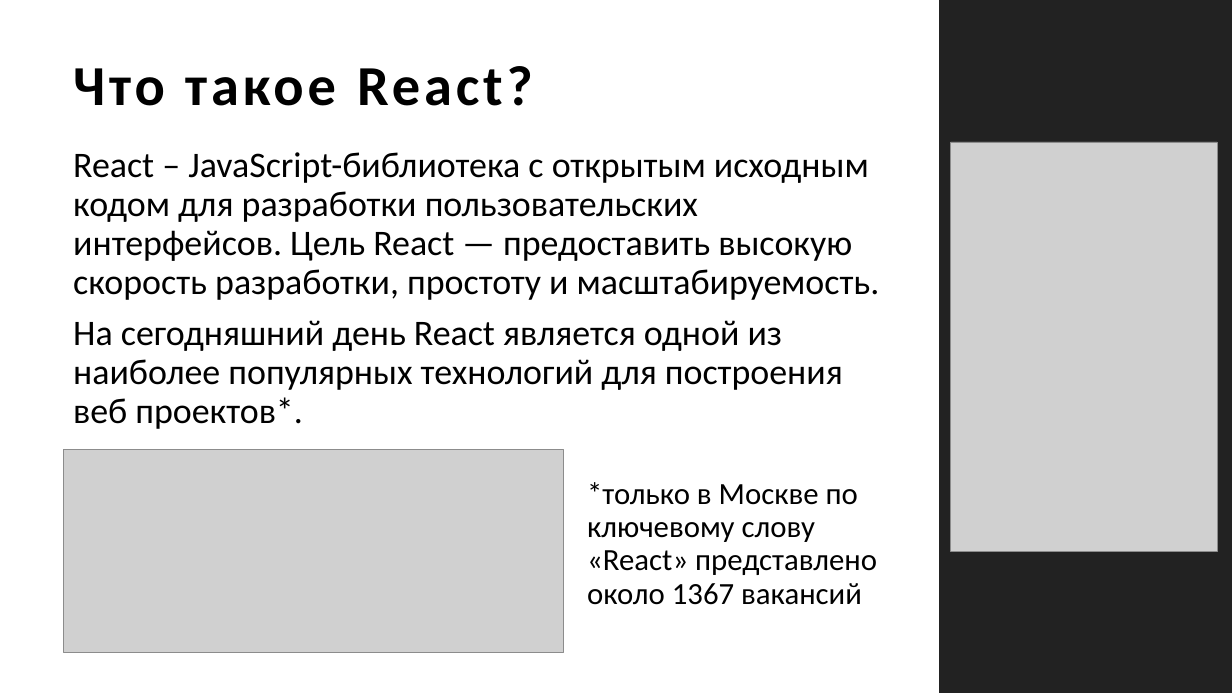
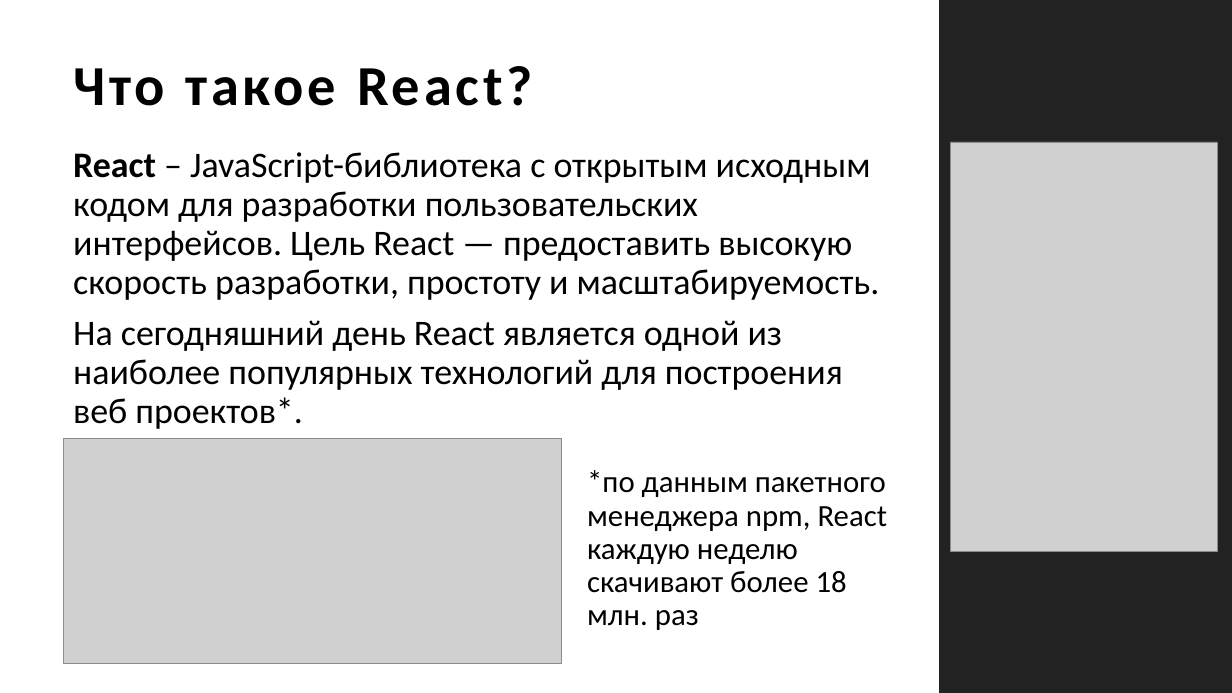
Before and after one commit to descenty/IPPO-3-sem, a slide deck: slide 2 of Введение в React.pptx. Drawn at 1232x693 pixels with LibreOffice and Linux fonts; fonts in the diff are those of the drawing; grey boxes stand for pictures. Boxes give left, top, right and bottom in pixels: in the first picture for what was removed or moved away, otherwise in the second. Text is boxed around its words. In the diff, an @@ line names an element or a change of style, - is before the commit and + after.

```diff
--- a/Введение в React.pptx
+++ b/Введение в React.pptx
@@ text at (73,152,880,300): bold on in "React" @@
@@ picture: place and size @@
-picture at (64,450,563,653)
+picture at (64,438,562,664)
@@ text at (587,470,888,630): text changed @@
-*только в Москве по ключевому слову «React» представлено около 1367 вакансий
+*по данным пакетного менеджера npm, React каждую неделю скачивают более 18 млн. раз
```
Also in this commit, not shown: 6 slides added, 1 slide removed, 32 other files.
